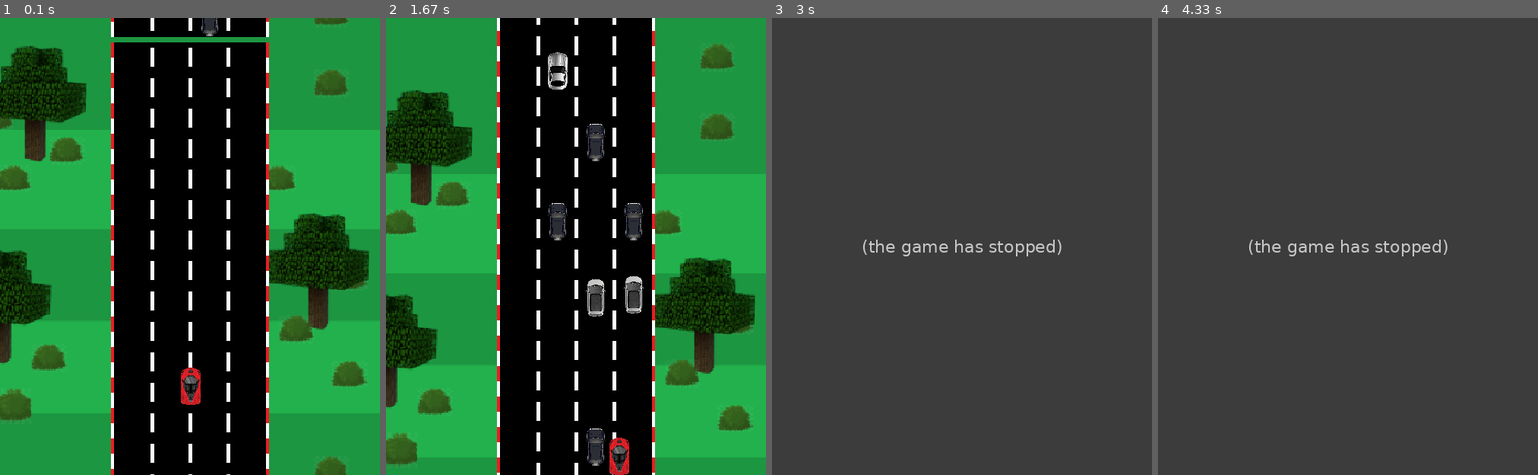
Above: before the commit, frames 1-4 (left to right).
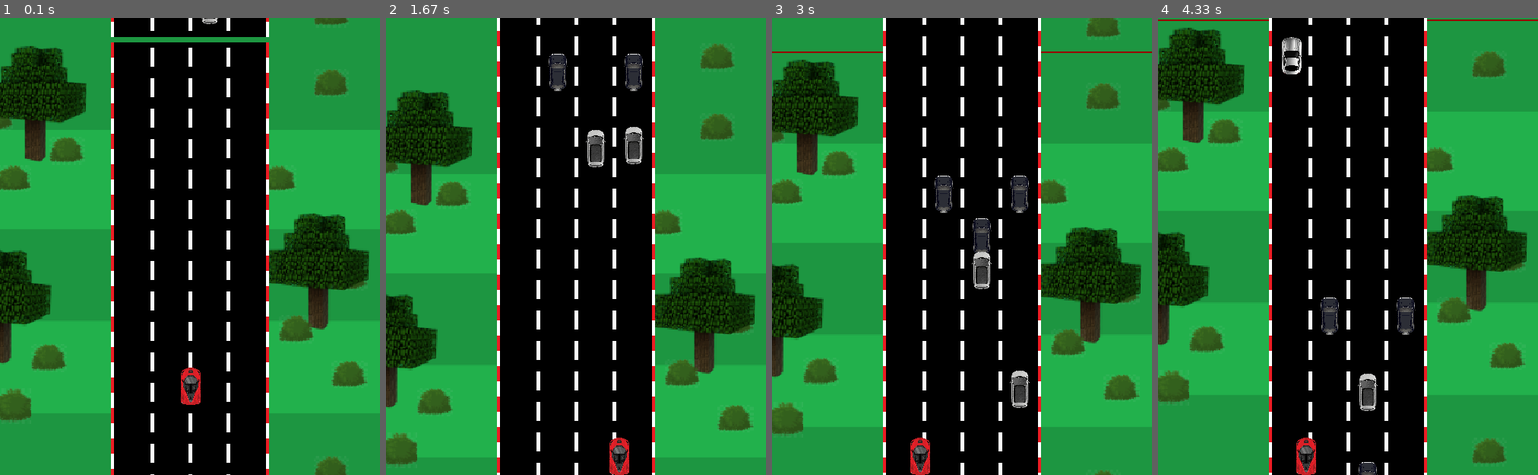
Above: after the commit, the same moments.

Repository: ferclima/pygame
Game: pygame game, started from codigo do jogo.py
Same seed, same stepped clock (60 frames per second), same inputs: the game is played once before the commit and once after it.
Inputs:
- Up to frame 1 (0.1 s): no input
- Up to frame 2 (1.67 s): hold Right 0.33-0.8 s; hold Up 0.83-1.13 s
- Up to frame 3 (3 s): hold Left 1.67-2.2 s; hold Down 2.23-2.53 s; hold Left 2.57-2.97 s
- Up to frame 4 (4.33 s): hold Up 3-3.37 s; hold Down from 4.07 s (still down)

The runs differ from the first frame. In frame 1, 0.1% of the frame differs, in the area x 53-58%, y 0-4%; in frame 2, 2.9%; in frame 3, 99%; in frame 4, 99%, in the area x 0-100%, y 0-100%.
Before the commit the program exited at 1.72 s; later frames show no game.

Commit message:
Alterações no código

Diff:
--- a/codigo do jogo.py
+++ b/codigo do jogo.py
@@ -96,7 +96,7 @@
         self.image = img
         self.rect = self.image.get_rect()
         self.speedx = 0
-        self.speedy = random.randint(3,6)
+        self.speedy = random.randint(1,4)
         self.rect.centerx = posicoesx_iniciais[random.randint(0,3)]
         self.rect.bottom = posicoesy_iniciais[random.randint(0,9)]
 
@@ -149,7 +149,7 @@
     all_pistas.add(pista)
     all_sprites.add(pista)
 
-for l in range(10):
+for l in range(8):
     npc = NPC(lista_img_npcs[random.randint(0,3)])
     all_npcs.add(npc)
     all_sprites.add(npc)
